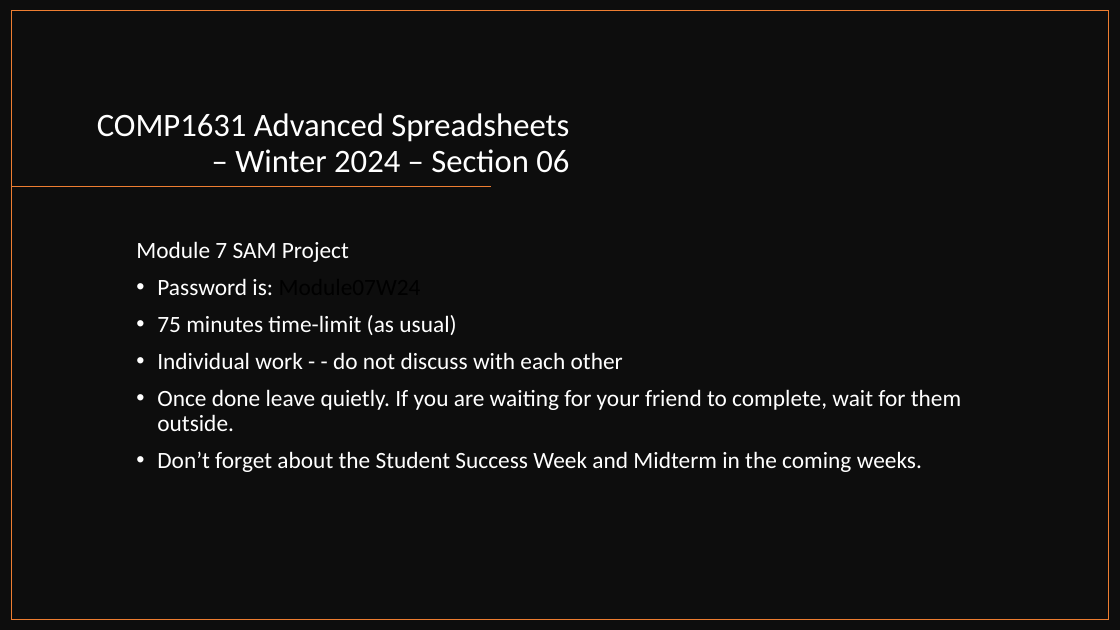
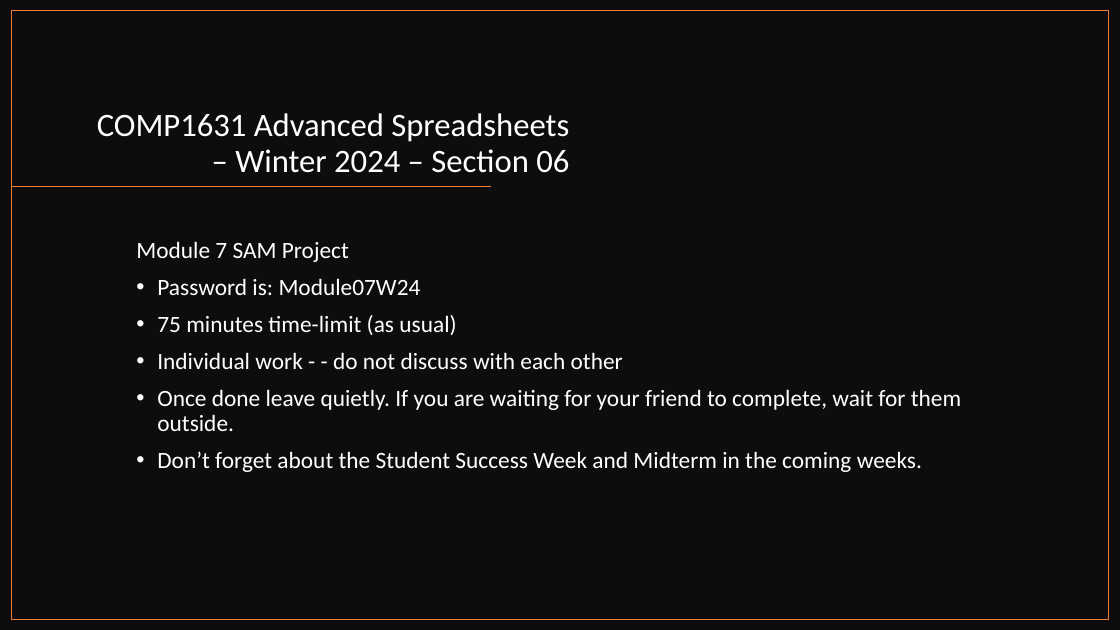
Before and after one commit to muktoakash/Teaching, a slide deck: slide 6 of COMP1631/lecture_7_presentation.pptx. Drawn at 1120x630 pixels with LibreOffice and Linux fonts; fonts in the diff are those of the drawing. Boxes give left, top, right and bottom in pixels: in the first picture for what was removed or moved away, otherwise in the second. Text is boxed around its words. In the diff, an @@ line names an element or a change of style, - is before the commit and + after.

Commit message:
present lecture 7

```diff
--- a/COMP1631/lecture_7_presentation.pptx
+++ b/COMP1631/lecture_7_presentation.pptx
@@ text at (157, 278, 421, 295): text colour #000000 to #FFFFFF in "Module07W24" @@
```
Also in this commit, not shown: 2 other files.
